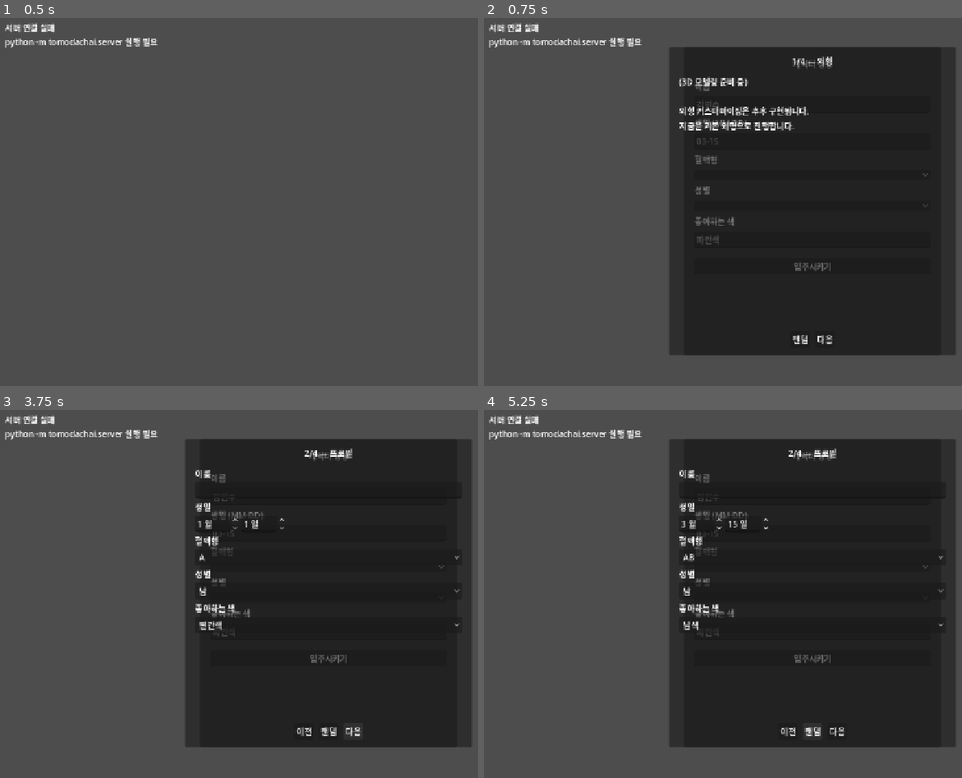
Above: before the commit, frames 1-4 (two rows, left to right).
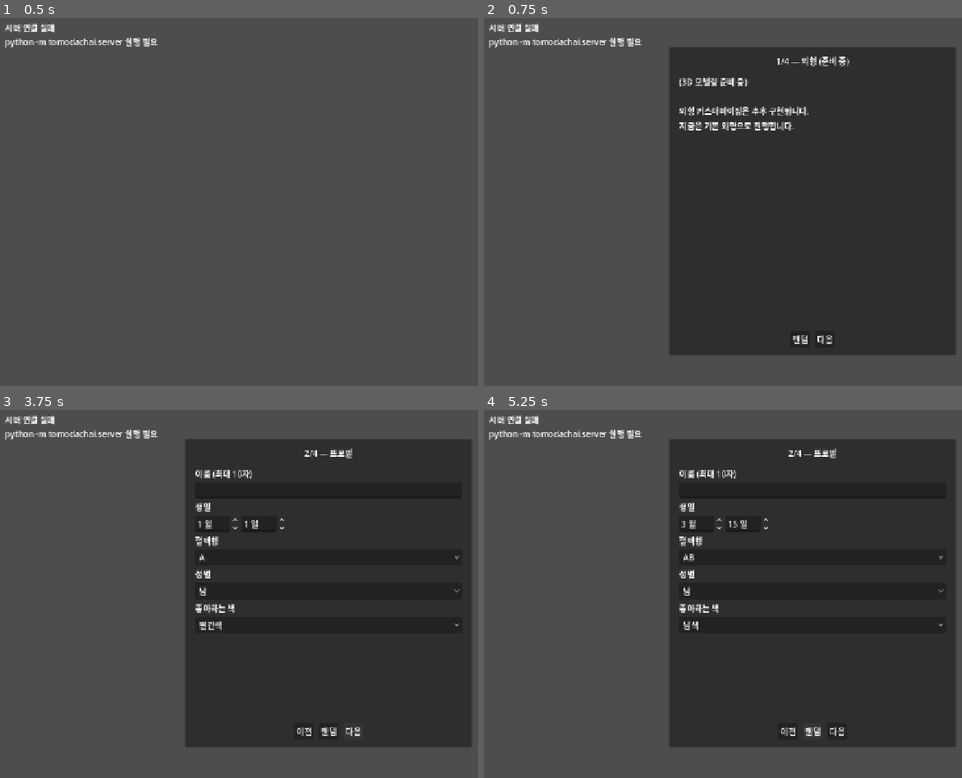
Above: after the commit, the same moments.

Repository: donkeeman/tomodachai
Game: Godot game, scene res://scenes/main.tscn
Same seed, same stepped clock (60 frames per second), same inputs: the game is played once before the commit and once after it.
Inputs (mouse positions are in pixels of both pictures, inside the frame that each line leads up to):
- Up to frame 1 (0.5 s): no input
- Up to frame 2 (0.75 s): tap Enter at 0.5 s; tap C at 0.6 s
- Up to frame 3 (3.75 s): click (329, 568) at 1.27 s; click "랜덤" at 2 s; click (329, 597) at 2.77 s; click "다음" at 3.5 s
- Up to frame 4 (5.25 s): click (813, 656) at 4.25 s, where only the run before the commit has a clickable "입주시키기"; click "랜덤" at 5 s

Frame 1 is identical in both runs. In frame 2, 0.6% of the frame differs, in the area x 44-77%, y 10-69%; in frame 3, 0.4%; in frame 4, 0.4%.

Commit message:
feat: character creation wizard improvements
- Add step 5 confirmation screen (name, zodiac, blood, personality summary)
- Add voice settings step (preset, pitch, speed sliders)
- Fix modal overlap (tscn cleared, dynamic UI only)
- Auto-close modal on successful creation
- Birthday month/day wrapping + days-per-month validation
- Name max 10 characters

Co-Authored-By: Claude Opus 4.6 (1M context) <noreply@anthropic.com>

Diff:
--- a/godot/scenes/character_create.tscn
+++ b/godot/scenes/character_create.tscn
@@ -10,87 +10,3 @@
 grow_horizontal = 2
 grow_vertical = 2
 script = ExtResource("1")
-
-[node name="Panel" type="PanelContainer" parent="."]
-layout_mode = 1
-anchors_preset = 8
-anchor_left = 0.5
-anchor_top = 0.5
-anchor_right = 0.5
-anchor_bottom = 0.5
-offset_left = -250.0
-offset_top = -300.0
-offset_right = 250.0
-offset_bottom = 300.0
-grow_horizontal = 2
-grow_vertical = 2
-
-[node name="Margin" type="MarginContainer" parent="Panel"]
-layout_mode = 2
-theme_override_constants/margin_left = 20
-theme_override_constants/margin_top = 20
-theme_override_constants/margin_right = 20
-theme_override_constants/margin_bottom = 20
-
-[node name="VBox" type="VBoxContainer" parent="Panel/Margin"]
-layout_mode = 2
-theme_override_constants/separation = 8
-
-[node name="Title" type="Label" parent="Panel/Margin/VBox"]
-layout_mode = 2
-text = "캐릭터 생성"
-horizontal_alignment = 1
-
-[node name="Sep0" type="HSeparator" parent="Panel/Margin/VBox"]
-layout_mode = 2
-
-[node name="NameLabel" type="Label" parent="Panel/Margin/VBox"]
-layout_mode = 2
-text = "이름"
-
-[node name="NameInput" type="LineEdit" parent="Panel/Margin/VBox"]
-layout_mode = 2
-placeholder_text = "김민수"
-
-[node name="BirthdayLabel" type="Label" parent="Panel/Margin/VBox"]
-layout_mode = 2
-text = "생일 (MM-DD)"
-
-[node name="BirthdayInput" type="LineEdit" parent="Panel/Margin/VBox"]
-layout_mode = 2
-placeholder_text = "03-15"
-
-[node name="BloodLabel" type="Label" parent="Panel/Margin/VBox"]
-layout_mode = 2
-text = "혈액형"
-
-[node name="BloodSelect" type="OptionButton" parent="Panel/Margin/VBox"]
-layout_mode = 2
-
-[node name="GenderLabel" type="Label" parent="Panel/Margin/VBox"]
-layout_mode = 2
-text = "성별"
-
-[node name="GenderSelect" type="OptionButton" parent="Panel/Margin/VBox"]
-layout_mode = 2
-
-[node name="ColorLabel" type="Label" parent="Panel/Margin/VBox"]
-layout_mode = 2
-text = "좋아하는 색"
-
-[node name="ColorInput" type="LineEdit" parent="Panel/Margin/VBox"]
-layout_mode = 2
-placeholder_text = "파란색"
-
-[node name="Sep1" type="HSeparator" parent="Panel/Margin/VBox"]
-layout_mode = 2
-
-[node name="CreateBtn" type="Button" parent="Panel/Margin/VBox"]
-layout_mode = 2
-text = "입주시키기"
-
-[node name="ResultLabel" type="Label" parent="Panel/Margin/VBox"]
-layout_mode = 2
-text = ""
-horizontal_alignment = 1
-autowrap_mode = 2
--- a/godot/scripts/character_create.gd
+++ b/godot/scripts/character_create.gd
@@ -56,6 +56,11 @@
 var _slider_attitude: HSlider
 var _slider_overall: HSlider
 var _personality_label: Label
+
+# Step 3 inputs (voice)
+var _voice_preset_select: OptionButton
+var _slider_pitch: HSlider
+var _slider_speed: HSlider
 
 
 func _ready() -> void:
@@ -149,14 +154,18 @@
 		1: _build_step_profile()
 		2: _build_step_voice()
 		3: _build_step_personality()
+		4: _build_step_confirm()
 
 	_prev_btn.visible = step > 0
-	_next_btn.text = "입주시키기" if step == 3 else "다음"
+	_random_btn.visible = step < 4
+	_next_btn.text = "입주시키기" if step == 4 else "다음"
 
 
 func _clear_content() -> void:
-	for child in _content.get_children():
-		child.queue_free()
+	var children := _content.get_children()
+	for child in children:
+		_content.remove_child(child)
+		child.free()  # 즉시 해제, queue_free가 아님
 
 
 func _add_label(text: String) -> Label:
@@ -171,7 +180,7 @@
 # ---------------------------------------------------------------------------
 
 func _build_step_appearance() -> void:
-	_title_label.text = "1/4 — 외형"
+	_title_label.text = "1/4 — 외형 (준비 중)"
 	_add_label("(3D 모델링 준비 중)")
 	_add_label("")
 	_add_label("외형 커스터마이징은 추후 구현됩니다.")
@@ -185,8 +194,9 @@
 func _build_step_profile() -> void:
 	_title_label.text = "2/4 — 프로필"
 
-	_add_label("이름")
+	_add_label("이름 (최대 10자)")
 	_name_input = LineEdit.new()
+	_name_input.max_length = 10
 	_content.add_child(_name_input)
 
 	_add_label("생일")
@@ -195,19 +205,21 @@
 	_content.add_child(bday_row)
 
 	_birthday_m = SpinBox.new()
-	_birthday_m.min_value = 1
-	_birthday_m.max_value = 12
+	_birthday_m.min_value = 0  # wrap용 임시 허용
+	_birthday_m.max_value = 13
 	_birthday_m.value = 1
 	_birthday_m.prefix = ""
 	_birthday_m.suffix = "월"
+	_birthday_m.value_changed.connect(_on_month_changed)
 	bday_row.add_child(_birthday_m)
 
 	_birthday_d = SpinBox.new()
-	_birthday_d.min_value = 1
-	_birthday_d.max_value = 31
+	_birthday_d.min_value = 0
+	_birthday_d.max_value = 32
 	_birthday_d.value = 1
 	_birthday_d.prefix = ""
 	_birthday_d.suffix = "일"
+	_birthday_d.value_changed.connect(_on_day_changed)
 	bday_row.add_child(_birthday_d)
 
 	_add_label("혈액형")
@@ -238,16 +250,77 @@
 		_name_input.text = _char_data["name"]
 
 
+func _days_in_month(month: int) -> int:
+	match month:
+		2: return 29
+		4, 6, 9, 11: return 30
+		_: return 31
+
+
+func _on_month_changed(value: float) -> void:
+	var v := int(value)
+	# wrap: 0 → 12, 13 → 1
+	if v < 1:
+		_birthday_m.value = 12
+		return
+	if v > 12:
+		_birthday_m.value = 1
+		return
+	# 일수 보정
+	var max_day := _days_in_month(v)
+	_birthday_d.max_value = max_day + 1  # wrap용 +1
+	if int(_birthday_d.value) > max_day:
+		_birthday_d.value = max_day
+
+
+func _on_day_changed(value: float) -> void:
+	var max_day := _days_in_month(int(_birthday_m.value))
+	var v := int(value)
+	# wrap: 0 → max_day, max_day+1 → 1
+	if v < 1:
+		_birthday_d.value = max_day
+		return
+	if v > max_day:
+		_birthday_d.value = 1
+		return
+
+
 # ---------------------------------------------------------------------------
 # Step 2: 목소리
 # ---------------------------------------------------------------------------
 
 func _build_step_voice() -> void:
 	_title_label.text = "3/4 — 목소리"
-	_add_label("(TTS 시스템 준비 중)")
-	_add_label("")
-	_add_label("목소리 설정은 추후 구현됩니다.")
-	_add_label("지금은 기본 목소리로 진행합니다.")
+	_add_label("(TTS는 아직 미구현 — 값만 저장됩니다)")
+
+	_add_label("프리셋")
+	_voice_preset_select = OptionButton.new()
+	_voice_preset_select.add_item("남성")
+	_voice_preset_select.add_item("여성")
+	_voice_preset_select.selected = 0
+	_content.add_child(_voice_preset_select)
+
+	_add_label("높낮이 (낮음 ↔ 높음)")
+	_slider_pitch = HSlider.new()
+	_slider_pitch.min_value = 0
+	_slider_pitch.max_value = 10
+	_slider_pitch.step = 1
+	_slider_pitch.value = 5
+	_content.add_child(_slider_pitch)
+
+	_add_label("속도 (느림 ↔ 빠름)")
+	_slider_speed = HSlider.new()
+	_slider_speed.min_value = 0
+	_slider_speed.max_value = 10
+	_slider_speed.step = 1
+	_slider_speed.value = 5
+	_content.add_child(_slider_speed)
+
+	# 이전 데이터 복원
+	if _char_data.has("voice_preset"):
+		_voice_preset_select.selected = 0 if _char_data["voice_preset"] == "male" else 1
+		_slider_pitch.value = _char_data.get("voice_pitch", 5)
+		_slider_speed.value = _char_data.get("voice_speed", 5)
 
 
 # ---------------------------------------------------------------------------
@@ -293,6 +366,58 @@
 	slider.value = 5
 	_content.add_child(slider)
 	return slider
+
+
+# ---------------------------------------------------------------------------
+# Step 4: 확인
+# ---------------------------------------------------------------------------
+
+func _build_step_confirm() -> void:
+	_save_current_step()
+	_title_label.text = "확인"
+
+	var name_str: String = _char_data.get("name", "???")
+	var birthday_str: String = _char_data.get("birthday", "")
+	var zodiac_str := _get_zodiac(birthday_str)
+	var blood_str: String = _char_data.get("blood_type", "")
+	var gender_str: String = _char_data.get("gender", "")
+	var color_str: String = _char_data.get("favorite_color", "")
+	var preset_str := "남성" if _char_data.get("voice_preset", "male") == "male" else "여성"
+	var pitch_val: int = _char_data.get("voice_pitch", 5)
+	var speed_val: int = _char_data.get("voice_speed", 5)
+	var group := _get_personality_group()
+	var group_label: String = GROUP_LABELS.get(group, group)
+	var type_label := _get_type_label(group)
+
+	_add_label("이름: %s" % name_str)
+	_add_label("생일: %s (%s)" % [birthday_str, zodiac_str])
+	_add_label("혈액형: %s형" % blood_str)
+	_add_label("성별: %s" % gender_str)
+	_add_label("좋아하는 색: %s" % color_str)
+	_content.add_child(HSeparator.new())
+	_add_label("목소리: %s (높낮이 %d, 속도 %d)" % [preset_str, pitch_val, speed_val])
+	_content.add_child(HSeparator.new())
+	_add_label("성격: %s — %s" % [group_label, type_label])
+
+
+func _get_zodiac(birthday: String) -> String:
+	if birthday.is_empty() or birthday.length() < 5:
+		return ""
+	var month := birthday.left(2).to_int()
+	var day := birthday.right(2).to_int()
+	if (month == 3 and day >= 21) or (month == 4 and day <= 19): return "양자리"
+	if (month == 4 and day >= 20) or (month == 5 and day <= 20): return "황소자리"
+	if (month == 5 and day >= 21) or (month == 6 and day <= 20): return "쌍둥이자리"
+	if (month == 6 and day >= 21) or (month == 7 and day <= 22): return "게자리"
+	if (month == 7 and day >= 23) or (month == 8 and day <= 22): return "사자자리"
+	if (month == 8 and day >= 23) or (month == 9 and day <= 22): return "처녀자리"
+	if (month == 9 and day >= 23) or (month == 10 and day <= 22): return "천칭자리"
+	if (month == 10 and day >= 23) or (month == 11 and day <= 21): return "전갈자리"
+	if (month == 11 and day >= 22) or (month == 12 and day <= 21): return "사수자리"
+	if (month == 12 and day >= 22) or (month == 1 and day <= 19): return "염소자리"
+	if (month == 1 and day >= 20) or (month == 2 and day <= 18): return "물병자리"
+	if (month == 2 and day >= 19) or (month == 3 and day <= 20): return "물고기자리"
+	return ""
 
 
 func _update_personality_preview() -> void:
@@ -353,7 +478,7 @@
 func _on_next() -> void:
 	_save_current_step()
 
-	if _step < 3:
+	if _step < 4:
 		# 프로필 단계 검증
 		if _step == 1:
 			if _char_data.get("name", "").is_empty():
@@ -367,6 +492,7 @@
 func _on_random() -> void:
 	match _step:
 		1: _randomize_profile()
+		2: _randomize_voice()
 		3: _randomize_personality()
 
 
@@ -379,6 +505,11 @@
 				_char_data["blood_type"] = _blood_select.get_item_text(_blood_select.selected)
 				_char_data["gender"] = _gender_select.get_item_text(_gender_select.selected)
 				_char_data["favorite_color"] = _color_select.get_item_text(_color_select.selected)
+		2:
+			if _voice_preset_select:
+				_char_data["voice_preset"] = "male" if _voice_preset_select.selected == 0 else "female"
+				_char_data["voice_pitch"] = int(_slider_pitch.value)
+				_char_data["voice_speed"] = int(_slider_speed.value)
 		3:
 			if _slider_movement:
 				_char_data["movement"] = int(_slider_movement.value)
@@ -395,6 +526,12 @@
 	_birthday_d.value = randi_range(1, 28)
 	_blood_select.selected = randi() % 4
 	_color_select.selected = randi() % COLORS.size()
+
+
+func _randomize_voice() -> void:
+	_voice_preset_select.selected = randi() % 2
+	_slider_pitch.value = randi_range(1, 9)
+	_slider_speed.value = randi_range(2, 8)
 
 
 func _randomize_personality() -> void:
@@ -428,6 +565,11 @@
 			"attitude": _char_data.get("attitude", 5),
 			"overall": _char_data.get("overall", 5),
 		},
+		"voice": {
+			"preset": _char_data.get("voice_preset", "male"),
+			"pitch": _char_data.get("voice_pitch", 5),
+			"speed": _char_data.get("voice_speed", 5),
+		},
 	}
 
 	_next_btn.disabled = true
@@ -441,10 +583,10 @@
 
 	if code == 201 and data is Dictionary:
 		var cid: int = data.get("id", -1)
-		var cname: String = data.get("name", "?")
-		_result_label.text = "%s (ID:%d) 입주 완료!" % [cname, cid]
 		_next_id += 1
 		character_created.emit(cid)
+		# 모달 자동 닫기
+		queue_free()
 	elif code == 409:
 		_result_label.text = "중복 ID — 다시 시도해주세요."
 		_next_id += 1
--- a/godot/scripts/main.gd
+++ b/godot/scripts/main.gd
@@ -40,7 +40,14 @@
 		_close_create_ui()
 		return
 	_create_ui = _create_scene.instantiate()
+	_create_ui.character_created.connect(_on_character_created)
+	_create_ui.tree_exiting.connect(func() -> void: _create_ui = null)
 	$UI.add_child(_create_ui)
+
+
+func _on_character_created(_char_id: int) -> void:
+	# 목록 갱신
+	GameServer.get_status(_on_status_received)
 
 
 func _close_create_ui() -> void:
